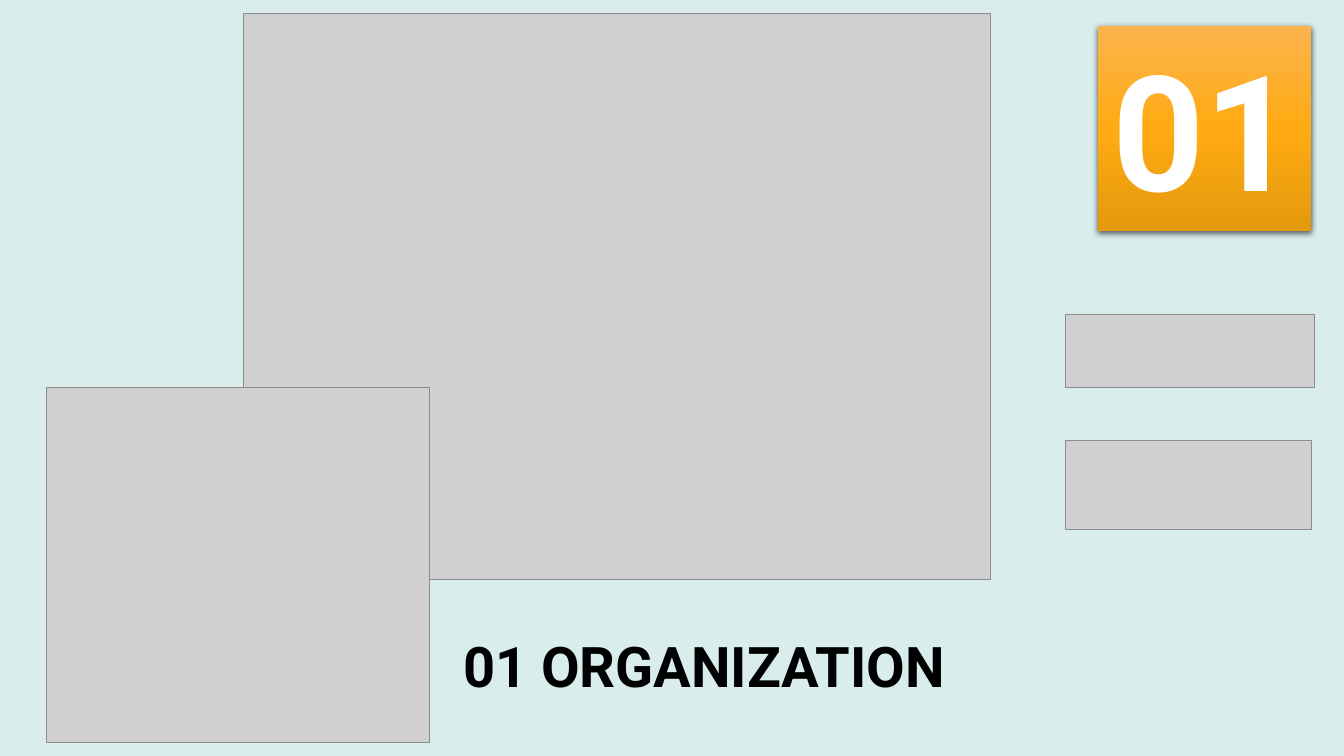
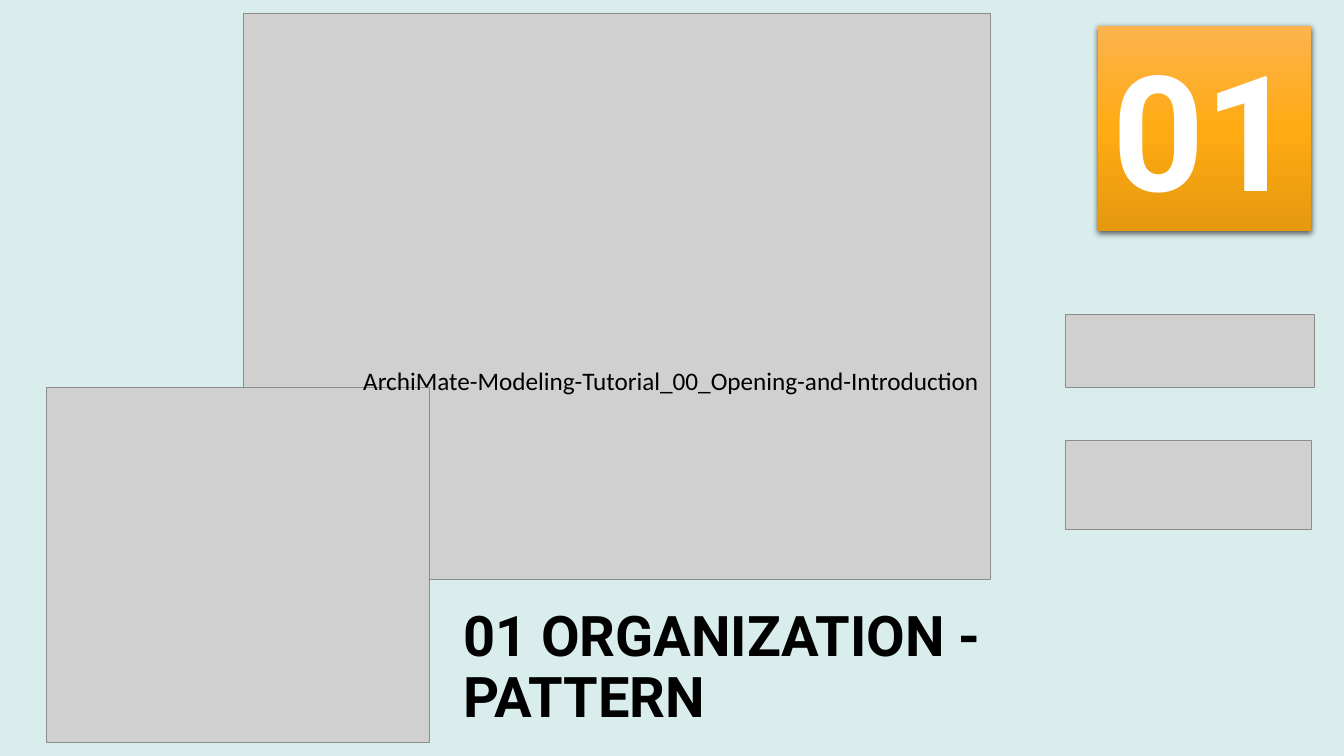
Before and after one commit to yasenstar/ArchiMate_Modeling_base-on_SparxEA_Intro, a slide deck: slide 2 of Sparx ArchiMate Intro Modeling using Archi Tool.pptx. Drawn at 1344x756 pixels with LibreOffice and Linux fonts; fonts in the diff are those of the drawing; grey boxes stand for pictures; background and template pictures are left out. Boxes give left, top, right and bottom in pixels: in the first picture for what was removed or moved away, otherwise in the second. Text is boxed around its words. In the diff, an @@ line names an element or a change of style, - is before the commit and + after.

Commit message:
add 01 organization example

```diff
--- a/Sparx ArchiMate Intro Modeling using Archi Tool.pptx
+++ b/Sparx ArchiMate Intro Modeling using Archi Tool.pptx
@@ text added at [363, 372, 978, 397], 18 pt, text #000000 @@
+ArchiMate-Modeling-Tutorial_00_Opening-and-Introduction
@@ title at [463, 615, 945, 717]: text changed @@
-01 ORGANIZATION
+01 ORGANIZATION - PATTERN
```
Also in this commit, not shown: 1 slide added, 2 other files.
